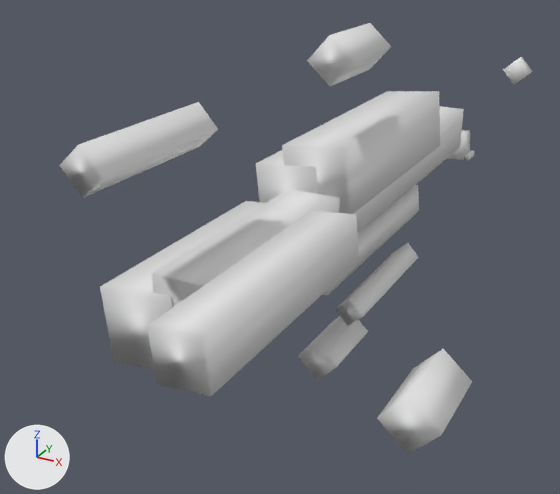
The FBX model Reference/Resources/Mesh/Animation/Effect/E_BL_Esper.fbx as it was, and as the next commit left it.
Camera for both pictures: a 50 mm camera at (0.0201, -0.0468, 0.0181) aimed at (-0.0033, -0.0043, -0.0032). Arrows for +X, +Y and +Z are at lower left; the lights stay in place. Materials are left out; every surface is plain grey. Where no turn or scale is listed for an object, it has been applied to the vertices.

Objects in the first picture: 'beam5', 'beam5 1', 'beam6', 'beam6 1', 'beam_big2', 'beam_big2 1', 'beam_big3', 'beam_big3 1', 'beam_big4', 'beam_big4 1', 'main_line1'.
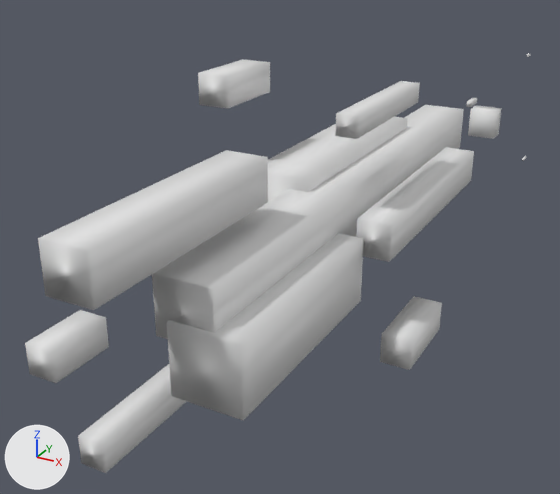
ob_sub2_line is not drawn itself; it is the parent of ob_beam5_1, ob_beam4_1, ob_beam6_1, ob_beam7_1.
ob_sub_line is not drawn itself; it is the parent of ob_beam_big2_1, ob_beam_big4_1, ob_beam_big1_1, ob_beam_big3_1.
ob_main_line is not drawn itself; it is the parent of ob_beam4, ob_beam_big3, ob_beam_big2, ob_beam6, ob_beam7, ob_beam5, ob_beam_big1, ob_beam_big4.

Edits to the bpy script that builds the scene:
```text
Change ob_sub_line:
    ob_sub_line.rotation_euler: (0.0, 0.0, 2.409) -> (0.0, 0.0, 0.0)  # degrees (0, 0, 138) -> degrees (0, 0, 0)
Change ob_main_line:
    ob_main_line.rotation_euler: (0.0, 0.0, -1.466) -> (0.0, 0.0, 0.0)  # degrees (0, 0, -84) -> degrees (0, 0, 0)
Change ob_sub2_line:
    ob_sub2_line.rotation_euler: (0.0, 0.0, -2.409) -> (0.0, 0.0, 0.0)  # degrees (0, 0, -138) -> degrees (0, 0, 0)
```

Changed parts and their boxes (x1, y1, x2, y2) in the pictures (560 x 494 px):
'beam5', turned
    before: (147, 211, 359, 396)
    after: (38, 150, 268, 310)
'beam_big2', turned
    before: (100, 201, 265, 370)
    after: (167, 233, 364, 420)
'beam_big3', turned
    before: (282, 91, 440, 214)
    after: (268, 117, 407, 201)
'beam5 1', turned
    before: (59, 102, 218, 198)
    after: (78, 364, 187, 473)
'beam_big2 1', turned
    before: (377, 348, 472, 454)
    after: (25, 310, 109, 383)
'beam6', turned
    before: (323, 185, 419, 295)
    after: (356, 147, 474, 262)
'beam_big3 1', turned
    before: (307, 23, 391, 86)
    after: (380, 296, 442, 370)
'beam_big4 1', turned
    before: (298, 316, 368, 380)
    after: (198, 59, 270, 109)
'beam6 1', turned
    before: (335, 243, 418, 326)
    after: (335, 81, 420, 139)
'beam_big4', turned (not visible afterwards)
    before: (256, 150, 318, 203)
'beam7', turned
    before: (447, 130, 470, 160)
    after: (468, 105, 502, 139)
'beam7 1', turned (not visible afterwards)
    before: (503, 56, 532, 84)
'beam_big1', turned
    before: (464, 150, 474, 160)
    after: (466, 97, 477, 107)
'beam4 1', turned (not visible before)
    after: (522, 156, 526, 161)
